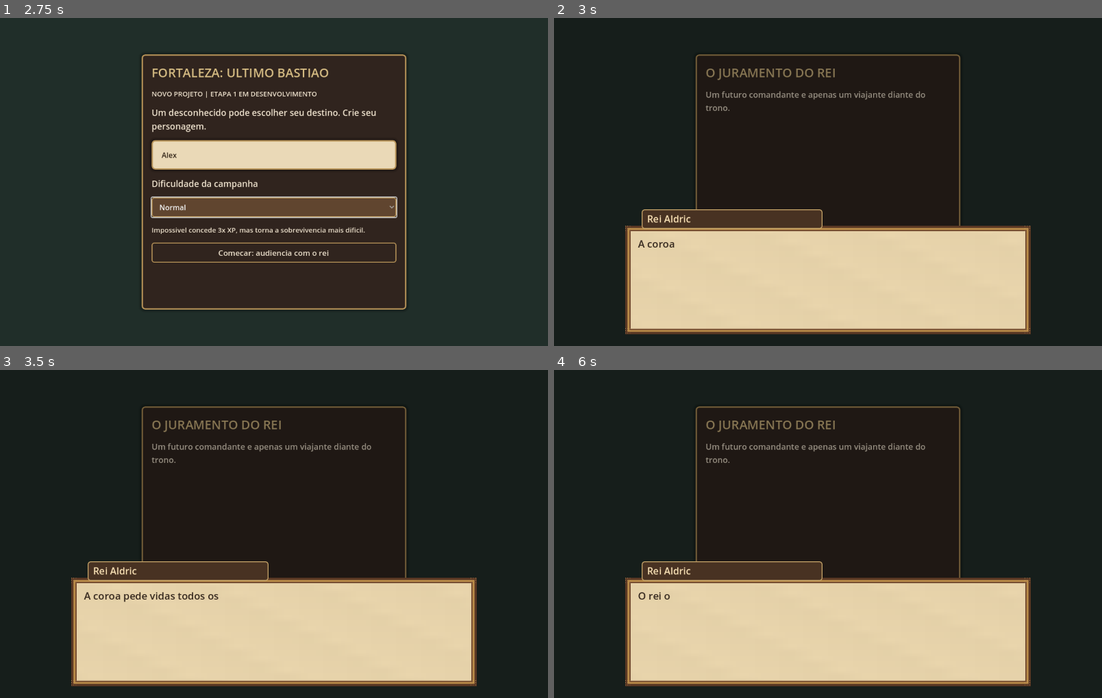
Above: before the commit, frames 1-4 (two rows, left to right).
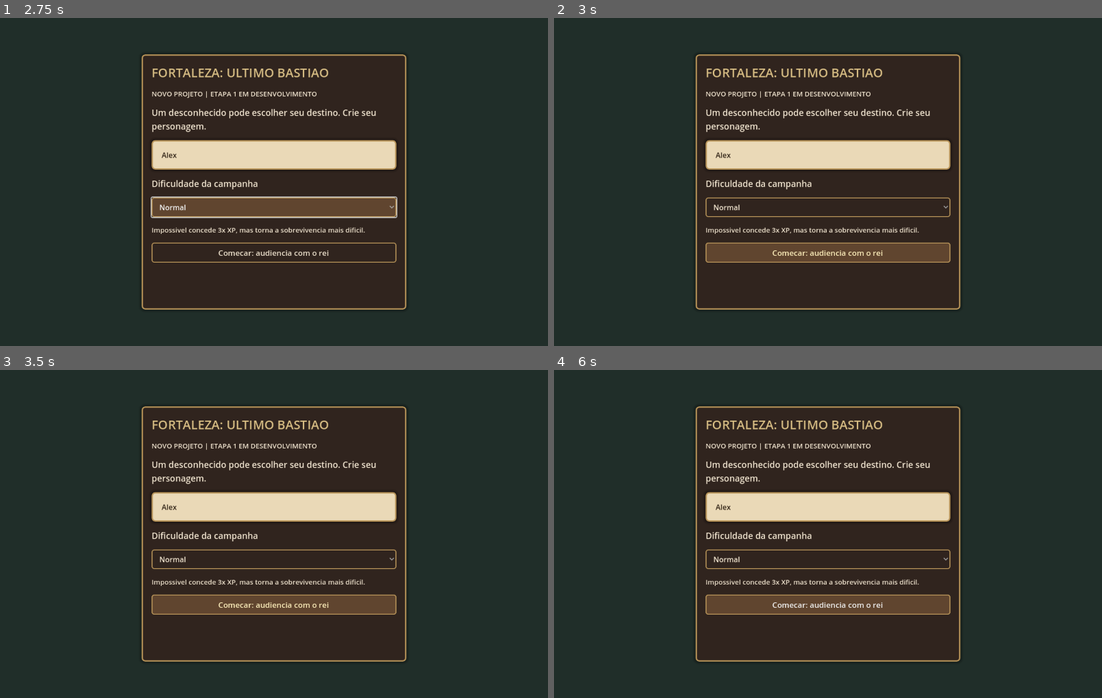
Above: after the commit, the same moments.

Repository: alexandre10227-afk/fortaleza-ultimo-bastiao
Game: Godot game, scene res://scenes/start.tscn
Same seed, same stepped clock (60 frames per second), same inputs: the game is played once before the commit and once after it.
Inputs (mouse positions are in pixels of both pictures, inside the frame that each line leads up to):
- Up to frame 1 (2.75 s): click (274, 155) at 0.52 s; type "Alex" at 0.6 s; click "Normal" at 1.25 s; click "Normal" at 2 s
- Up to frame 2 (3 s): click "Comecar: audiencia com o rei" at 2.75 s
- Up to frame 3 (3.5 s): no input
- Up to frame 4 (6 s): click (828, 606) at 3.5 s, where only the run after the commit has a clickable "Comecar: audiencia com o rei"; tap Enter at 4.25 s; hold D 4.28-5.03 s; tap N at 4.35, 5.1 s; tap Space at 4.52, 5.27 s; hold S 5.03-5.75 s; click (828, 645) at 5.75 s, where only the run before the commit has a clickable "Abro o portao. Nenhuma vida s…"

Frame 1 is identical in both runs. In frame 2, 32% of the frame differs, in the area x 13-87%, y 11-97%; in frame 3, 32%; in frame 4, 32%.
Error after the commit: Parse Error: Cannot infer the type of "roll" variable because the value doesn't have a set type. (res://scripts/game_state.gd:251)

Commit message:
feat(story): integrar Duque ao calendario, inventario e save da campanha

Diff:
--- a/novo_projeto/scripts/game_state.gd
+++ b/novo_projeto/scripts/game_state.gd
@@ -1,4 +1,5 @@
 extends Node
+const DUKE = preload("res://scripts/duke_event.gd")
 
 const SAVE_PATH := "user://fortaleza_stage1_v1.json"
 const DIFFICULTIES := {
@@ -27,6 +28,7 @@
 var quest_progress: Dictionary = {}
 var collected_nodes: Dictionary = {}
 var narrative_flags: Dictionary = {}
+var duke_state: Dictionary = DUKE.initial_state()
 const OPENING_QUESTS := {
     "doran": {"item": "ferro", "amount": 3, "reward": 35, "title": "Ferro para as muralhas"},
     "elira": {"item": "ervas", "amount": 3, "reward": 35, "title": "Suprimentos do porto"},
@@ -55,6 +57,7 @@
     quest_progress.clear()
     collected_nodes.clear()
     narrative_flags.clear()
+    duke_state = DUKE.initial_state()
     record_event("character_created", "Palacio", [character_name], "Criacao do protagonista")
 
 func record_narrative_choice(key: String, value: String) -> bool:
@@ -97,6 +100,12 @@
         day += 1
         if (day - 1) % 5 == 0:
             wave_number += 1
+            if wave_number == DUKE.DEADLINE_WAVE:
+                var duke_outcome := DUKE.resolve_tenth_wave(duke_state)
+                if duke_outcome == "extra_boss":
+                    record_event("duke_extra_boss", "Fortaleza", ["duque"], "O Carrasco do Juramento aparece na onda 10")
+                elif duke_outcome == "died_at_home":
+                    record_event("duke_death", "Mansao do Duque", ["duque"], "O Duque morreu em casa; a armadura nao foi obtida")
             record_event("wave", "Fortaleza", ["General Vaelor" if oath == "exile" else character_name], "Onda %d" % wave_number)
             if wave_number == 20:
                 dungeon_unlocked = true
@@ -169,11 +178,87 @@
     save_game()
     return true
 
+func duke_answer(selected: int) -> Dictionary:
+    if current_region != "Fortaleza":
+        return {"accepted": false, "correct": false}
+    var answer := DUKE.answer_question(duke_state, day, wave_number, selected)
+    if bool(answer.get("accepted", false)):
+        remember("duque", "charada_correta" if bool(answer.get("correct", false)) else "charada_errada")
+        record_event("duke_riddle", "Mansao do Duque", ["duque"], "Charada %d de 6" % int(duke_state["question_index"]))
+        save_game()
+    return answer
+
+func duke_recruit() -> bool:
+    if current_region != "Fortaleza" or not DUKE.recruit_duke(duke_state, wave_number):
+        return false
+    if not recruited.has("duque"):
+        recruited.append("duque")
+    remember("duque", "amigo_leal")
+    record_event("duke_recruited", "Mansao do Duque", ["duque"], "O Duque rank A se uniu ao grupo")
+    save_game()
+    return true
+
+func duke_boss_defeated() -> bool:
+    if not DUKE.defeat_extra_boss(duke_state):
+        return false
+    record_event("duke_boss_defeated", "Fortaleza", ["duque"], "O boss extra foi derrotado; cena de despedida pendente")
+    save_game()
+    return true
+
+func duke_finish_cutscene() -> bool:
+    if not DUKE.finish_death_cutscene(duke_state):
+        return false
+    recruited.erase("duque")
+    inventory[DUKE.ARMOR_ID] = 1
+    remember("duque", "morte_em_batalha")
+    record_event("duke_death", "Fortaleza", ["duque"], "O duque morreu defendendo a fortaleza; armadura unica concedida")
+    save_game()
+    return true
+
+func duke_daughter_recruit() -> bool:
+    if not bool(duke_state.get("daughter_unlocked", false)) or bool(duke_state.get("daughter_recruited", false)):
+        return false
+    # Exilado nao pode recrutar residentes da Fortaleza; a herdeira que
+    # surgir na taverna fora da regiao vira uma aventureira independente.
+    if oath == "exile" and DUKE.daughter_at_manor(duke_state):
+        return false
+    duke_state["daughter_recruited"] = true
+    if not recruited.has(DUKE.DAUGHTER_ID):
+        recruited.append(DUKE.DAUGHTER_ID)
+    record_event("daughter_recruited", current_region, [DUKE.DAUGHTER_ID], "Herdeira rank S recrutada")
+    save_game()
+    return true
+
+func duke_daughter_quest() -> bool:
+    if not DUKE.finish_daughter_quest(duke_state, int(inventory.get(DUKE.ARMOR_ID, 0)) > 0):
+        return false
+    record_event("daughter_quest", current_region, [DUKE.DAUGHTER_ID], "Armadura do Duque apresentada a herdeira")
+    save_game()
+    return true
+
+func duke_daughter_evolve() -> bool:
+    if not DUKE.evolve_daughter(duke_state, inventory):
+        return false
+    record_event("daughter_evolved", current_region, [DUKE.DAUGHTER_ID], "Herdeira evoluiu do rank S ao SS")
+    save_game()
+    return true
+
+func duke_tavern_visitor() -> bool:
+    if current_region != "Porto Cinzento":
+        return false
+    # A semente e o dia permanecem constantes; consultar a taverna
+    # varias vezes no mesmo dia nao cria novas tentativas.
+    var roll := abs(hash("duke_daughter:%d" % day)) % 100
+    var present := DUKE.tavern_roll(duke_state, day, wave_number, roll)
+    if present:
+        save_game()
+    return present
+
 func save_game() -> bool:
     var file := FileAccess.open(SAVE_PATH, FileAccess.WRITE)
     if file == null:
         return false
-    var data := {"schema": 1, "name": character_name, "diffi …(396 unchanged characters)… odes, "narrative_flags": narrative_flags}
+    var data := {"schema": 1, "name": character_name, "diffi …(396 unchanged characters)… odes, "narrative_flags": narrative_flags, "duke_state": duke_state}
     file.store_string(JSON.stringify(data))
     return true
 
@@ -210,4 +295,8 @@
     quest_progress = parsed.get("quests", {})
     collected_nodes = parsed.get("collected_nodes", {})
     narrative_flags = parsed.get("narrative_flags", {})
-    return true
+    duke_state = DUKE.initial_state()
+    var persisted_duke: Variant = parsed.get("duke_state", {})
+    if persisted_duke is Dictionary:
+        duke_state.merge(persisted_duke, true)
+    return true
